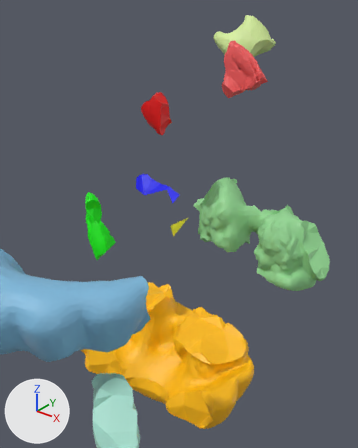
Before and after pictures for a commit that changed the glTF model docs/result/artifact/351479_sf/fractured_34_12pcs_transformed.glb.
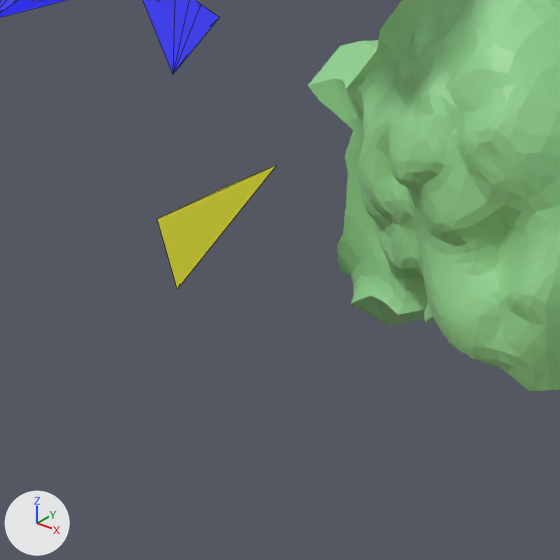
Old and new are each drawn from a camera (50 mm lens) standing at (1.559, -3.053, 1.352) and looking at (0.257, -1.425, 0.342) and again close up on the part from 41% to 65% of the width and 43% to 62% of the height. The axes (+X, +Y, +Z) are drawn at lower left. The lights are the same throughout. The close-ups show mesh edges as thin lines. Where no turn or scale is listed for an object, it has been applied to the vertices.

Names of what the first close-up shows: 'piece_10.obj', 'piece_11.obj', 'piece_3.obj'.
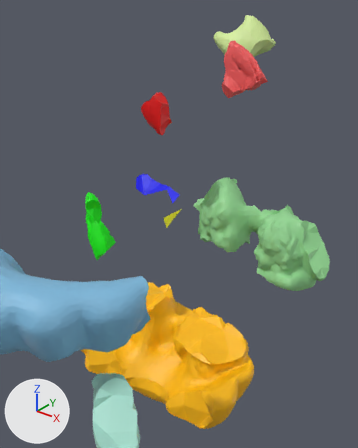
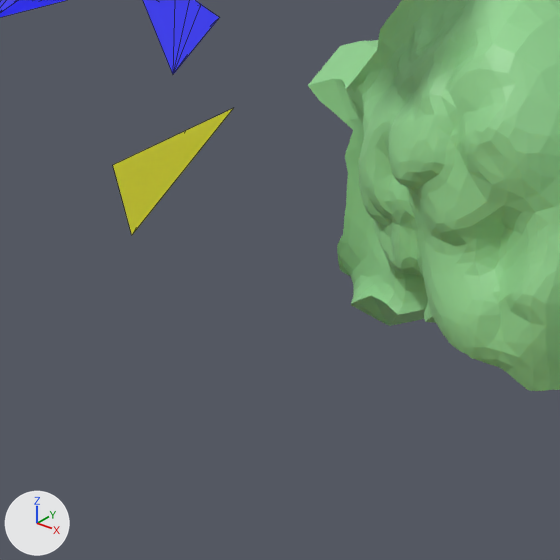
The newer file is also turned or shifted as a whole; pictures and numbers use the older file's frame.

The edits, one by one:
me_piece_11_obj has 4 vertices, 4 faces and spans x 0.1853..0.2799, y -1.4601..-1.3587, z 0.2889..0.3666.
me_piece_11_obj is used by ob_piece_11_obj; location (0.0, 0.0, 0.0).
me_piece_11_obj part 1: the whole mesh is moved by (0.0, -0.0496, 0.0622).

Boxes (x1, y1, x2, y2) around the edits, measured in the close-ups (560 x 560 px):
'piece_11.obj', mesh moved: before (157, 165, 276, 289); after (113, 109, 233, 234)
